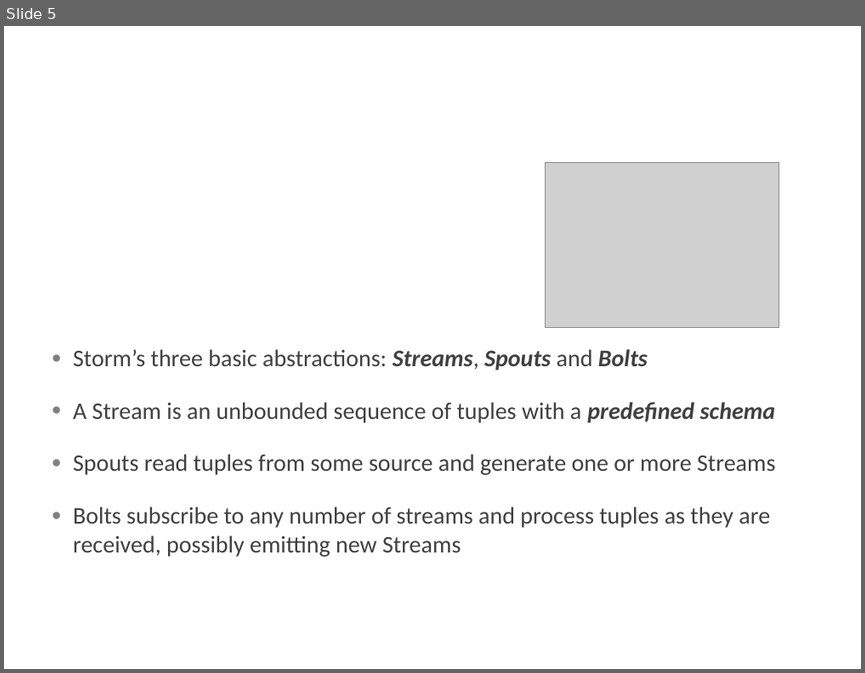
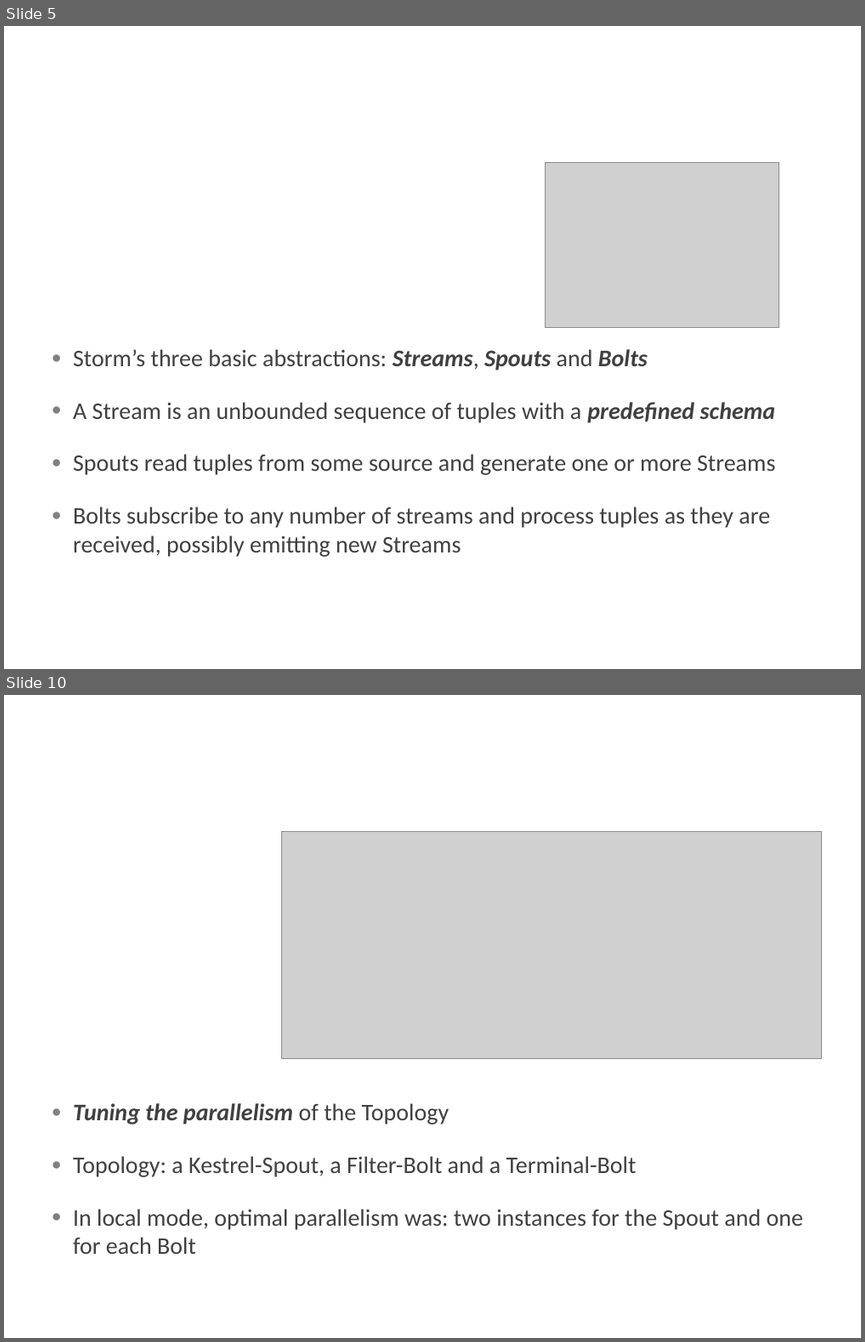
Before and after one commit to marinosm/reteonstorm, a slide deck: Presentation1.pptx. Shown one above the other, each under a label of ours: slide 5 before the commit, slides 5 and 10 after it; the slides between them are not shown. The pictures are 865x673 and 865x1342 pixels, drawn with LibreOffice and Linux fonts; fonts in the diff are those of the drawing; grey boxes stand for pictures; background and template pictures are left out. Boxes give left, top, right and bottom in pixels: in the first picture for what was removed or moved away, otherwise in the second. Text is boxed around its words. In the diff, an @@ line names an element or a change of style, - is before the commit and + after.

```diff
--- a/Presentation1.pptx
+++ b/Presentation1.pptx
@@ slide 10 added at [4, 695, 861, 1338], background picture (left out) @@
@@ title added at [42, 831, 283, 938], 36 pt, text #FFFFFF @@
+Second experiment
@@ picture added at [282, 831, 822, 1058] @@
@@ text added at [73, 1103, 803, 1253], 20 pt, text #404040 @@
+● Tuning the parallelism of the Topology
+● Topology: a Kestrel-Spout, a Filter-Bolt and a Terminal-Bolt
+● In local mode, optimal parallelism was: two instances for the Spout and one for each Bolt
```
Also in this commit, not shown: 1 slide changed, 7 other slides added, 1 other file.
